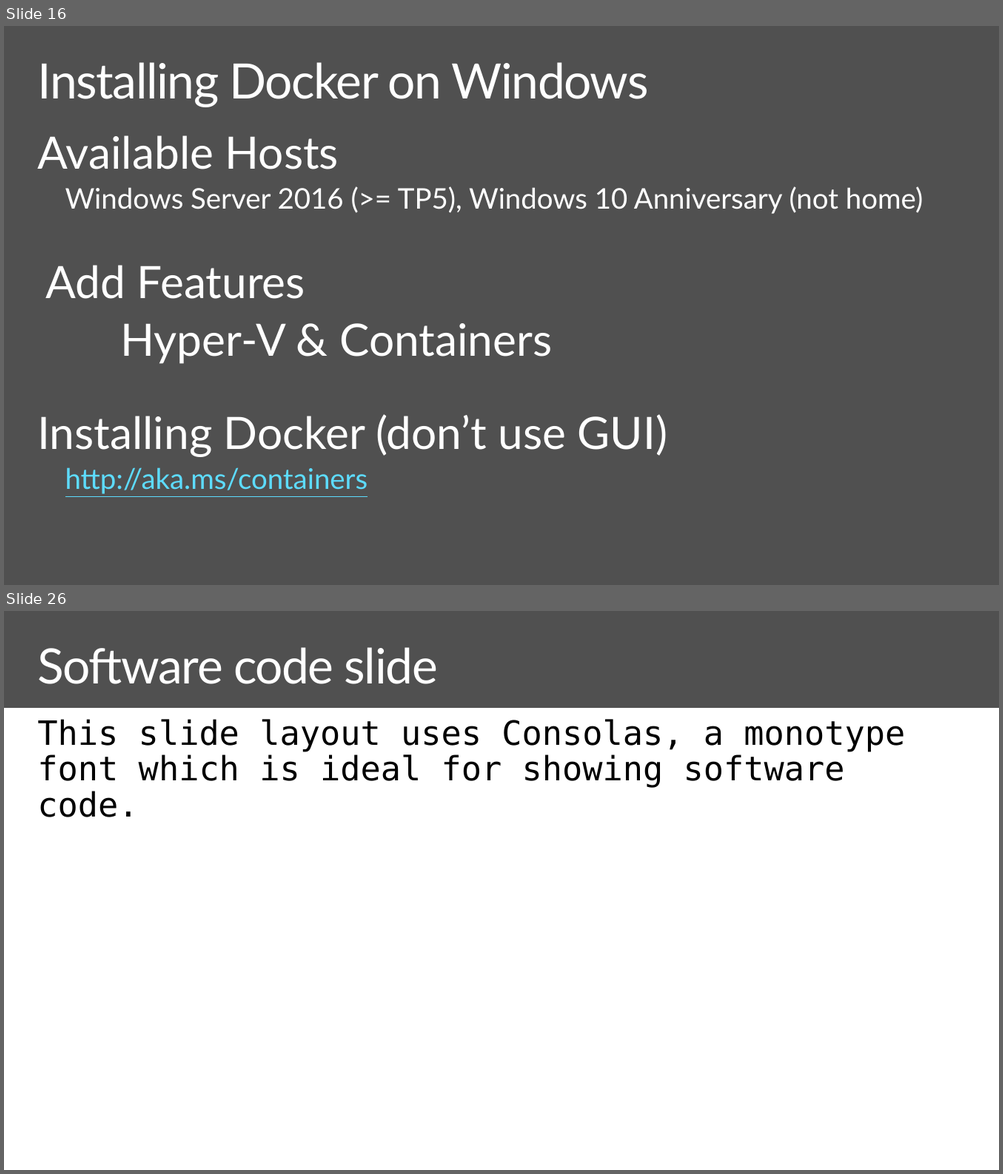
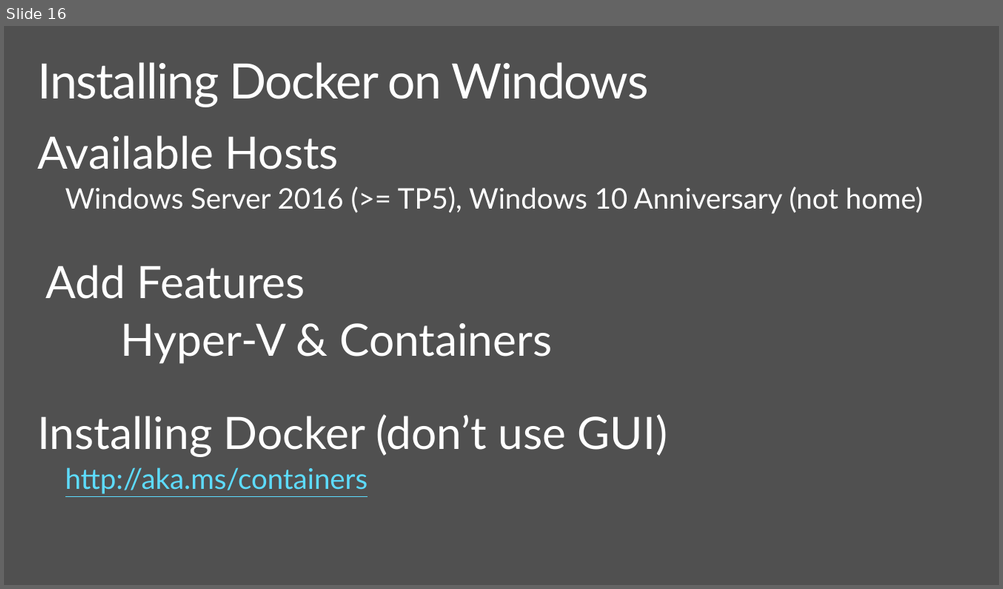
Before and after one commit to brentstineman/PersonalStuff, a slide deck: Presentations/ContainersForWindowsDevs.pptx. Shown one above the other, each under a label of ours: slides 16 and 26 before the commit, slide 16 after it; the slides between them are not shown. The pictures are 1003x1174 and 1003x589 pixels, drawn with LibreOffice and Linux fonts; fonts in the diff are those of the drawing. Boxes give left, top, right and bottom in pixels: in the first picture for what was removed or moved away, otherwise in the second. Text is boxed around its words. In the diff, an @@ line names an element or a change of style, - is before the commit and + after.

```diff
--- a/Presentations/ContainersForWindowsDevs.pptx
+++ b/Presentations/ContainersForWindowsDevs.pptx
@@ slide 26 removed at [4,611,999,1170], background #505050 @@
@@ title removed at [37,647,438,684] @@
-Software code slide
@@ rectangle removed at [4,708,999,1170] @@
@@ text removed at [37,719,905,817] @@
-This slide layout uses Consolas, a monotype font which is ideal for showing software code.
```
Also in this commit, not shown: 10 slides changed, 3 slides added, 2 other slides removed.
